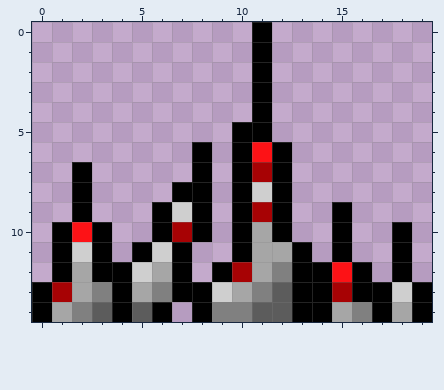
One commit to this pixel-art sprite: Grafiki/Obiekty/Kolce1.png. Above is the file before it was changed.
The file is 20x15 pixels.
Once edited:
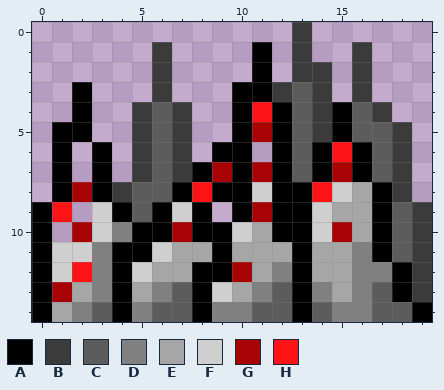
Palette (. is transparent): A #000000  B #3b3b3b  C #5c5c5c  D #808080  E #a6a6a6  F #cfcfcf  G #a70204  H #fd1216
From old to new:
@@ x 0..19 @@
- 0 ...........A........
- 1 ...........A........
- 2 ...........A........
- 3 ...........A........
- 4 ...........A........
- 5 ..........AA........
- 6 ........A.AHA.......
- 7 ..A.....A.AGA.......
- 8 ..A....AA.AFA.......
- 9 ..A...AFA.AGA..A....
-10 .AHA..AGA.AEA..A..A.
-11 .AFA.AFA..AEEA.A..A.
-12 .AEAAFEA.AGEDAAHA.A.
-13 AGEDAEDAAFEDCAAGAAFA
-14 AEDCACA.ADDCCAAEDAEA
+ 0 .............B......
+ 1 ......B....A.B..B...
+ 2 ......B....A.BB.B...
+ 3 ..A...B...AABCB.B...
+ 4 ..A..BCB..AHACBACB..
+ 5 .AA..BCB..AGACBACCB.
+ 6 .A.A.BCB.AA.ACAHACB.
+ 7 .A.A.BCBAGAGACAGACB.
+ 8 .AGABCCAHAAFAAHFEAB.
+ 9 AH.FACAFA.AGAAFEEACB
+10 A.GFDAAGAAFEAAFGEACB
+11 AFFDAAFEEAEEEAEEDACB
+12 AFHDAFEEAAGEDAEEDDAB
+13 AGEDAEDCAFEDCADEDCAB
+14 AEDCADCCADDCCACDDCCA
Where, in picture pixels (left, top, right, bottom), the same in both pictures:
changed: (32, 22, 432, 322)
